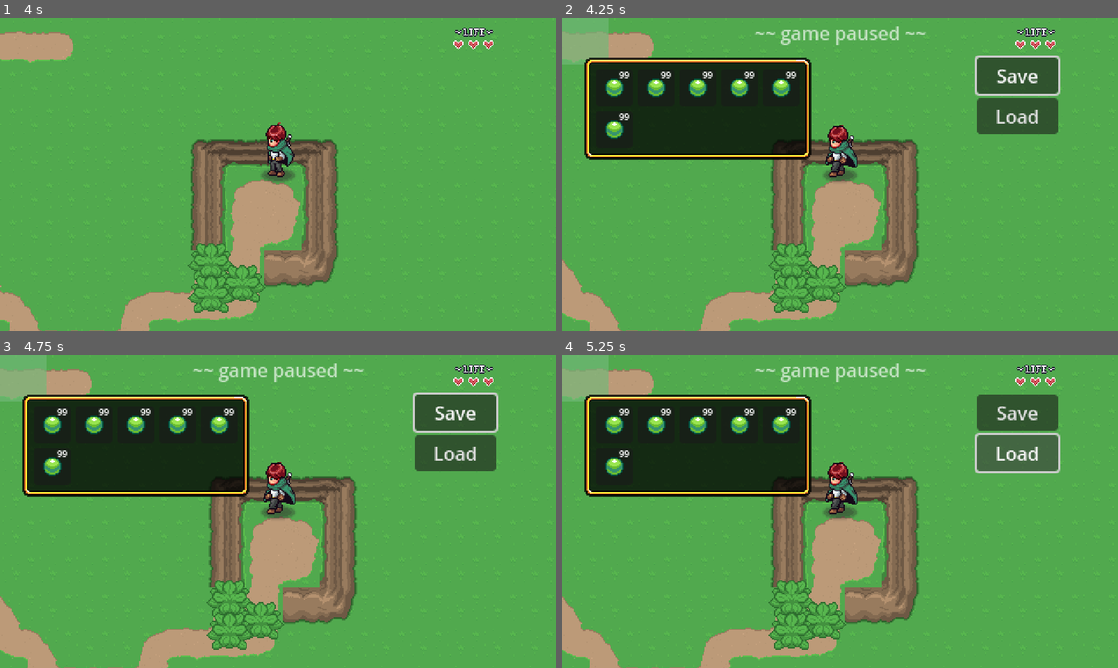
Above: before the commit, frames 1-4 (two rows, left to right).
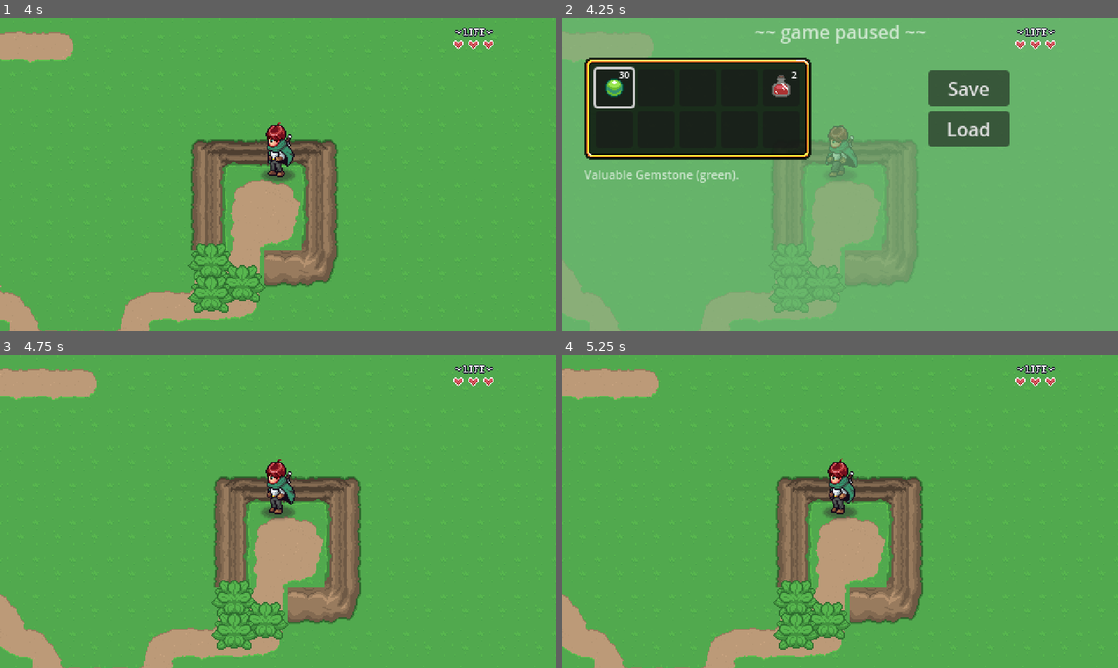
Above: after the commit, the same moments.

Repository: LeskoIam/aarpg_tutorial
Game: Godot game, scene res://levels/area_001/level_001.tscn
Two runs of this game, one before a commit and one after it. Both use one fixed random seed, a clock stepped at 60 frames per second and the inputs below.
Inputs (mouse positions are in pixels of both pictures, inside the frame that each line leads up to):
- Up to frame 1 (4 s): hold Right (move_right) 0.53-1.28 s; hold Space (attack) 0.53-1.28 s; hold Down (move_down) 1.28-2.03 s; tap Space (attack) at 1.35, 2.85 s; hold Right (move_right) 2.03-2.78 s; hold Space (attack) 2.03-2.78 s; hold Up (move_up) 2.78-3.53 s; hold Left (move_left) from 3.53 s (still down); hold Space (attack) from 3.53 s (still down)
- Up to frame 2 (4.25 s): keep holding Left (move_left); keep holding Space (attack); tap Escape (pause) at 4.15 s
- Up to frame 3 (4.75 s): release Left (move_left) at 4.25 s; release Space (attack) at 4.25 s; click "Save" at 4.25 s
- Up to frame 4 (5.25 s): click (1017, 452) at 5 s, where only the run before the commit has a clickable "Load"

Frame 1 is identical in both runs. In frame 2, 85% of the frame differs, in the area x 0-100%, y 0-100%; in frame 3, 24%; in frame 4, 24%.
Error before the commit: Cannot call method 'get_line' on a null value. (res://00_globals/global_save_manager.gd:38)

Commit message:
End of E16.

Diff:
--- a/GUI/pause_menu/inventory/inventory_slot.tscn
+++ b/GUI/pause_menu/inventory/inventory_slot.tscn
@@ -1,6 +1,7 @@
-[gd_scene load_steps=3 format=3 uid="uid://fgnawbjd8s5"]
+[gd_scene load_steps=4 format=3 uid="uid://fgnawbjd8s5"]
 
 [ext_resource type="Texture2D" uid="uid://d08bot1krgac7" path="res://items/sprites/items.png" id="1_820f5"]
+[ext_resource type="Script" path="res://GUI/pause_menu/inventory/scripts/inventory_slot_ui.gd" id="1_npbwt"]
 
 [sub_resource type="AtlasTexture" id="AtlasTexture_88e2p"]
 atlas = ExtResource("1_820f5")
@@ -10,6 +11,7 @@
 custom_minimum_size = Vector2(32, 32)
 offset_right = 32.0
 offset_bottom = 32.0
+script = ExtResource("1_npbwt")
 
 [node name="TextureRect" type="TextureRect" parent="."]
 layout_mode = 0
--- a/GUI/pause_menu/inventory/player_inventory.tres
+++ b/GUI/pause_menu/inventory/player_inventory.tres
@@ -1,14 +1,20 @@
-[gd_resource type="Resource" script_class="InventoryData" load_steps=5 format=3 uid="uid://dsc14qkxqenfc"]
+[gd_resource type="Resource" script_class="InventoryData" load_steps=7 format=3 uid="uid://dsc14qkxqenfc"]
 
 [ext_resource type="Script" path="res://GUI/pause_menu/inventory/scripts/inventory_data.gd" id="1_4i3bp"]
 [ext_resource type="Script" path="res://GUI/pause_menu/inventory/scripts/slot_data.gd" id="2_ripdk"]
 [ext_resource type="Resource" uid="uid://ckpkv5gcbwp3w" path="res://items/gem.tres" id="3_fgr2a"]
+[ext_resource type="Resource" uid="uid://dyuabw2w2l5ny" path="res://items/potion.tres" id="4_wuxxs"]
 
 [sub_resource type="Resource" id="Resource_vwa1n"]
 script = ExtResource("2_ripdk")
 item_data = ExtResource("3_fgr2a")
 quantity = 30
 
+[sub_resource type="Resource" id="Resource_21loi"]
+script = ExtResource("2_ripdk")
+item_data = ExtResource("4_wuxxs")
+quantity = 2
+
 [resource]
 script = ExtResource("1_4i3bp")
-slots = Array[ExtResource("2_ripdk")]([SubResource("Resource_vwa1n"), null, null])
+slots = Array[ExtResource("2_ripdk")]([SubResource("Resource_vwa1n"), null, null, null, SubResource("Resource_21loi"), null, null, null, null, null])
--- /dev/null
+++ b/GUI/pause_menu/inventory/scripts/inventory_slot_ui.gd
@@ -0,0 +1,36 @@
+class_name InventorySlotUI extends Button
+
+
+var slot_data: SlotData: set = set_slot_data  # this is a setter
+
+@onready var texture_rect: TextureRect = $TextureRect
+@onready var label: Label = $Label
+
+
+func _ready() -> void:
+	texture_rect.texture = null
+	label.text = ""
+	focus_entered.connect(item_focused)
+	focus_exited.connect(item_unfocused)
+
+
+
+func set_slot_data(value: SlotData) -> void:
+	slot_data = value
+	if slot_data == null:
+		return
+	else:
+		texture_rect.texture = slot_data.item_data.texture
+		label.text = str(slot_data.quantity)
+
+
+func item_focused() -> void:
+	if slot_data != null:
+		if slot_data.item_data != null:
+			PauseMenu.update_item_description(slot_data.item_data.description)
+	else:
+		PauseMenu.update_item_description("No item here, better collect some!")
+
+
+func item_unfocused() -> void:
+	PauseMenu.update_item_description("")
--- /dev/null
+++ b/GUI/pause_menu/inventory/scripts/inventory_ui.gd
@@ -0,0 +1,25 @@
+class_name InventoryUI extends Control
+
+const INVENTORY_SLOT = preload("res://GUI/pause_menu/inventory/inventory_slot.tscn")  # Single inventory slot
+
+@export var inventory_data: InventoryData  # Player inventory
+
+
+func _ready() -> void:
+	PauseMenu.pause_menu_shown_sig.connect(update_inventory)  # PauseMenu is autoload script!!
+	PauseMenu.pause_menu_hidden_sig.connect(clear_inventory)
+	clear_inventory()
+
+
+func clear_inventory() -> void:
+	for child in get_children():
+		child.queue_free()
+
+
+func update_inventory() -> void:
+	for slot in inventory_data.slots:
+		var new_slot = INVENTORY_SLOT.instantiate()
+		add_child(new_slot)
+		new_slot.slot_data = slot
+
+		get_child(0).grab_focus()
--- a/GUI/pause_menu/pause_menu.gd
+++ b/GUI/pause_menu/pause_menu.gd
@@ -1,8 +1,12 @@
 extends CanvasLayer
 
 
+signal pause_menu_shown_sig
+signal pause_menu_hidden_sig
+
 @onready var button_save: Button = $Control/VBoxContainer/Button_save
 @onready var button_load: Button = $Control/VBoxContainer/Button_load
+@onready var item_description: Label = $Control/ItemDescription
 
 var is_paused: bool = false
 
@@ -28,14 +32,14 @@
 	get_tree().paused = true
 	visible = true
 	is_paused = true
-
-	button_save.grab_focus()
+	pause_menu_shown_sig.emit()
 
 
 func hide_pause_menu() -> void:
 	get_tree().paused = false
 	visible = false
 	is_paused = false
+	pause_menu_hidden_sig.emit()
 
 
 func _on_save_pressed() -> void:
@@ -51,3 +55,7 @@
 	SaveManager.load_game()
 	await LevelManager.level_load_started_sig
 	hide_pause_menu()
+
+
+func update_item_description(new_description: String) -> void:
+	item_description.text = new_description
--- a/GUI/pause_menu/pause_menu.tscn
+++ b/GUI/pause_menu/pause_menu.tscn
@@ -1,8 +1,10 @@
-[gd_scene load_steps=6 format=3 uid="uid://1ax6mar6k4lm"]
+[gd_scene load_steps=8 format=3 uid="uid://1ax6mar6k4lm"]
 
 [ext_resource type="Script" path="res://GUI/pause_menu/pause_menu.gd" id="1_va863"]
 [ext_resource type="Texture2D" uid="uid://d08bot1krgac7" path="res://items/sprites/items.png" id="2_fqwqt"]
+[ext_resource type="Script" path="res://GUI/pause_menu/inventory/scripts/inventory_ui.gd" id="3_4vnr4"]
 [ext_resource type="PackedScene" uid="uid://fgnawbjd8s5" path="res://GUI/pause_menu/inventory/inventory_slot.tscn" id="3_baq6x"]
+[ext_resource type="Resource" uid="uid://dsc14qkxqenfc" path="res://GUI/pause_menu/inventory/player_inventory.tres" id="4_ct3t8"]
 
 [sub_resource type="AtlasTexture" id="AtlasTexture_p66bc"]
 atlas = ExtResource("2_fqwqt")
@@ -25,9 +27,11 @@
 
 [node name="Control" type="Control" parent="."]
 layout_mode = 3
-anchors_preset = 0
-offset_right = 40.0
-offset_bottom = 40.0
+anchors_preset = 15
+anchor_right = 1.0
+anchor_bottom = 1.0
+grow_horizontal = 2
+grow_vertical = 2
 
 [node name="ColorRect" type="ColorRect" parent="Control"]
 layout_mode = 1
@@ -41,20 +45,32 @@
 [node name="Label" type="Label" parent="Control"]
 modulate = Color(1, 1, 1, 0.658824)
 layout_mode = 1
-anchors_preset = 8
+anchors_preset = 5
 anchor_left = 0.5
-anchor_top = 0.5
 anchor_right = 0.5
-anchor_bottom = 0.5
-offset_left = 145.5
-offset_top = -19.0
-offset_right = 294.5
-offset_bottom = 4.0
+offset_left = -74.5
+offset_right = 74.5
+offset_bottom = 23.0
 grow_horizontal = 2
-grow_vertical = 2
 text = "~~ game paused ~~"
 
+[node name="ItemDescription" type="Label" parent="Control"]
+modulate = Color(1, 1, 1, 0.658824)
+layout_mode = 1
+anchors_preset = 5
+anchor_left = 0.5
+anchor_right = 0.5
+offset_left = -221.0
+offset_top = 128.0
+offset_right = -25.0
+offset_bottom = 151.0
+grow_horizontal = 2
+theme_override_font_sizes/font_size = 10
+text = "Liquid health, but just a bit!"
+autowrap_mode = 2
+
 [node name="PanelContainer" type="PanelContainer" parent="Control"]
+layout_mode = 0
 offset_left = 19.0
 offset_top = 34.0
 offset_right = 215.0
@@ -64,6 +80,8 @@
 [node name="GridContainer" type="GridContainer" parent="Control/PanelContainer"]
 layout_mode = 2
 columns = 5
+script = ExtResource("3_4vnr4")
+inventory_data = ExtResource("4_ct3t8")
 
 [node name="InventorySlot" parent="Control/PanelContainer/GridContainer" instance=ExtResource("3_baq6x")]
 layout_mode = 2
@@ -90,10 +108,10 @@
 anchor_top = 0.5
 anchor_right = 0.5
 anchor_bottom = 0.5
-offset_left = 338.0
-offset_top = 14.0
-offset_right = 408.0
-offset_bottom = 80.0
+offset_left = 76.0
+offset_top = -90.0
+offset_right = 146.0
+offset_bottom = -24.0
 grow_horizontal = 2
 grow_vertical = 2
 
